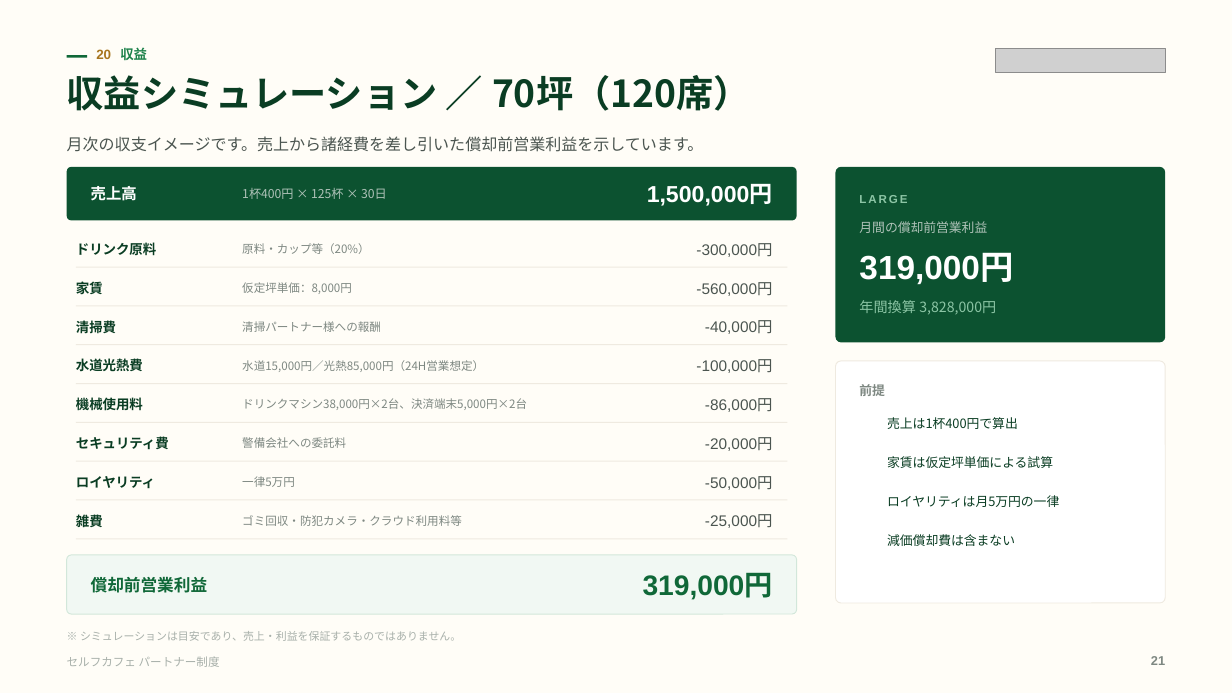
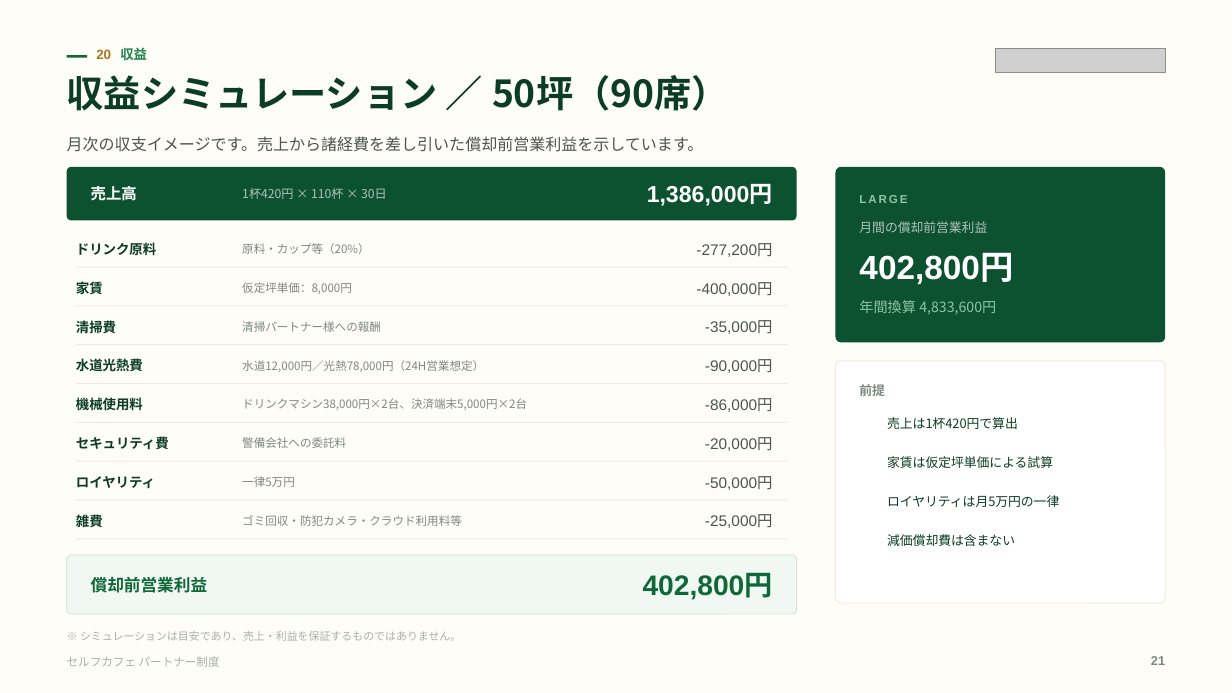
Before and after one commit to a5408071-cmd/suzuki-ceo, a slide deck: slide 21 of selfcafe-partner-deck/selfcafe-partner-deck.pptx. Drawn at 1232x693 pixels with LibreOffice and Linux fonts; fonts in the diff are those of the drawing; grey boxes stand for pictures; background and template pictures are left out. Boxes give left, top, right and bottom in pixels: in the first picture for what was removed or moved away, otherwise in the second. Text is boxed around its words. In the diff, an @@ line names an element or a change of style, - is before the commit and + after.

```diff
--- a/selfcafe-partner-deck/selfcafe-partner-deck.pptx
+++ b/selfcafe-partner-deck/selfcafe-partner-deck.pptx
@@ text at box(67, 75, 729, 111): text changed @@
-収益シミュレーション ／ 70坪（120席）
+収益シミュレーション ／ 50坪（90席）
@@ text at box(242, 188, 387, 199): text changed @@
-1杯400円 × 125杯 × 30日
+1杯420円 × 110杯 × 30日
@@ text at box(647, 184, 773, 206): text changed @@
-1,500,000円
+1,386,000円
@@ text at box(696, 243, 772, 257): text changed @@
--300,000円
+-277,200円
@@ text at box(859, 252, 1013, 285): text changed @@
-319,000円
+402,800円
@@ text at box(696, 282, 772, 296): text changed @@
--560,000円
+-400,000円
@@ text at box(705, 320, 773, 334): text changed @@
--40,000円
+-35,000円
@@ text at box(859, 300, 996, 315): text changed @@
-年間換算 3,828,000円
+年間換算 4,833,600円
@@ text at box(705, 359, 773, 373): text changed @@
--100,000円
+-90,000円
@@ text at box(242, 360, 484, 372): text changed @@
-水道15,000円／光熱85,000円（24H営業想定）
+水道12,000円／光熱78,000円（24H営業想定）
@@ text at box(887, 417, 1018, 429): text changed @@
-売上は1杯400円で算出
+売上は1杯420円で算出
@@ text at box(643, 573, 773, 600): text changed @@
-319,000円
+402,800円
```
Also in this commit, not shown: 4 other slides changed, 22 other files.
